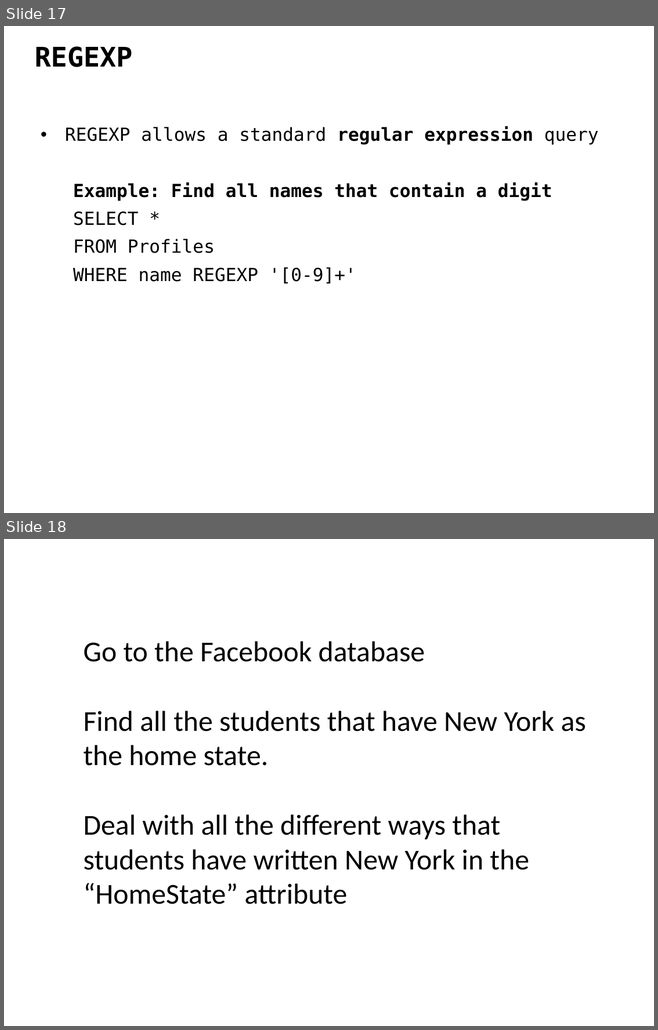
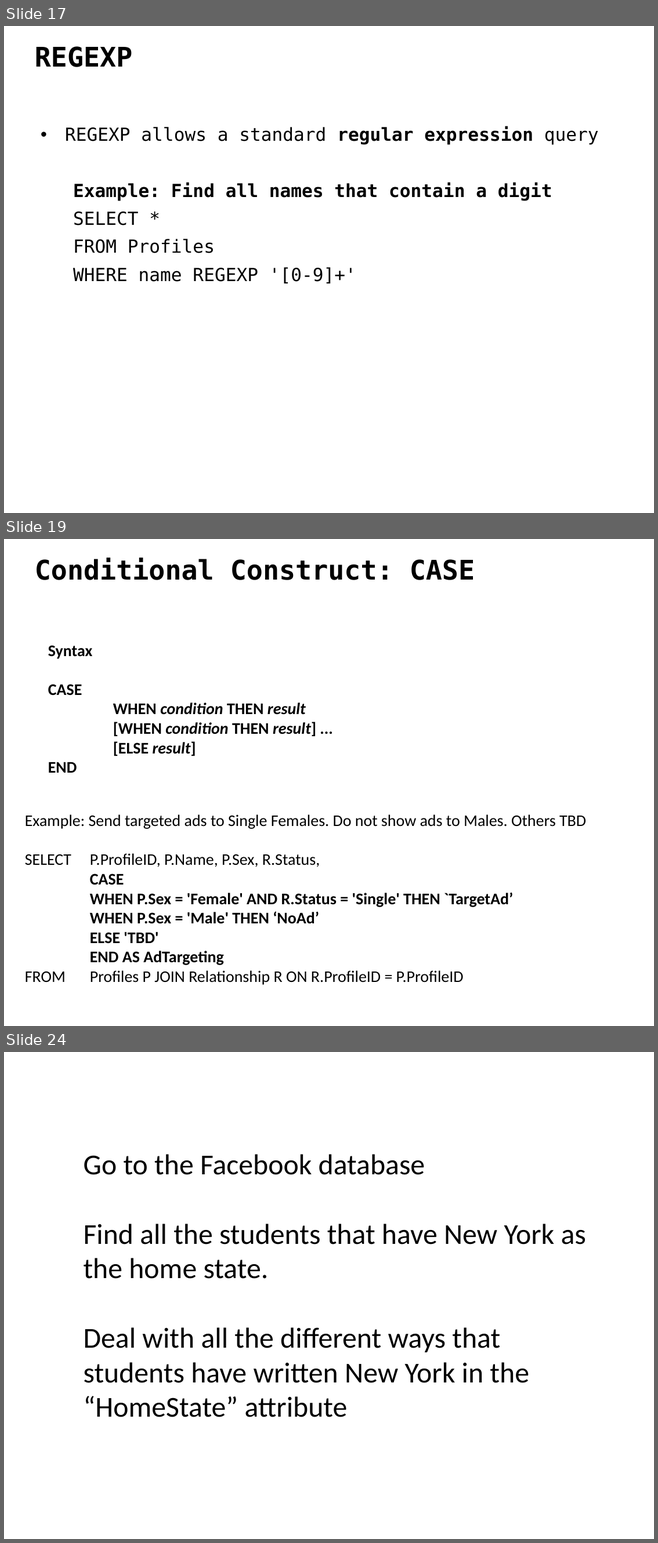
Before and after one commit to ipeirotis/introduction-to-databases, a slide deck: session3/B3-SQL_Filtering.pptx. Shown one above the other, each under a label of ours: slides 17 and 18 before the commit, slides 17, 19 and 24 after it; the slides between them are not shown. The pictures are 658x1030 and 658x1543 pixels, drawn with LibreOffice and Linux fonts; fonts in the diff are those of the drawing. Boxes give left, top, right and bottom in pixels: in the first picture for what was removed or moved away, otherwise in the second. Text is boxed around its words. In the diff, an @@ line names an element or a change of style, - is before the commit and + after.

```diff
--- a/session3/B3-SQL_Filtering.pptx
+++ b/session3/B3-SQL_Filtering.pptx
@@ slide 19 added at box(4, 539, 654, 1026), background #FFFFFF @@
@@ text added at box(35, 558, 474, 580), 30 pt, text #000000, bold @@
+Conditional Construct: CASE
@@ text added at box(48, 645, 316, 756), 18 pt, text #000000, bold @@
+Syntax
+CASE
+WHEN condition THEN result
+[WHEN condition THEN result] ...
+[ELSE result]
+END
@@ text added at box(25, 815, 586, 985), 18 pt, text #000000 @@
+Example: Send targeted ads to Single Females. Do not show ads to Males. Others TBD
+SELECT P.ProfileID, P.Name, P.Sex, R.Status,
+CASE
+WHEN P.Sex = 'Female' AND R.Status = 'Single' THEN `TargetAd’
+WHEN P.Sex = 'Male' THEN ‘NoAd’
+ELSE 'TBD'
+END AS AdTargeting
+FROM Profiles P JOIN Relationship R ON R.ProfileID = P.ProfileID
@@ what was slide 18 is now slide 24 @@
```
Also in this commit, not shown: 5 other slides added.
